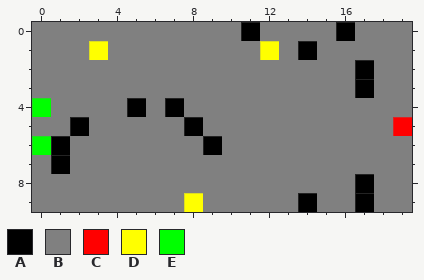
Pixel-art sprite -- CPS-Projet/saved.png. The picture above was drawn from the file before the commit.
The file is 800x400 pixels, drawn in blocks of 40x40; one block is one cell here.
Palette (. is transparent): A #000000  B #808080  C #ff0000  D #ffff00  E #00ff00
Pixels before, first column x 0:
 0 BBBBBBBBBBBABBBBABBB
 1 BBBDBBBBBBBBDBABBBBB
 2 BBBBBBBBBBBBBBBBBABB
 3 BBBBBBBBBBBBBBBBBABB
 4 EBBBBABABBBBBBBBBBBB
 5 BBABBBBBABBBBBBBBBBC
 6 EABBBBBBBABBBBBBBBBB
 7 BABBBBBBBBBBBBBBBBBB
 8 BBBBBBBBBBBBBBBBBABB
 9 BBBBBBBBDBBBBBABBABB
Once edited:
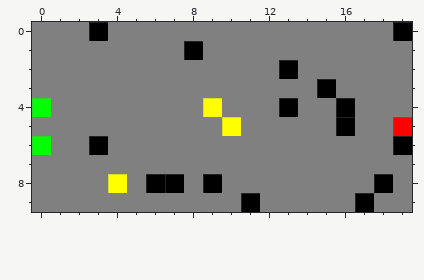
The exact change:
Changed rows in their new state; - is an unchanged pixel.
first column x 1:
 0 --A-------B----B--A
 1 --B----A---B-B-----
 2 ------------A---B--
 3 --------------A-B--
 4 ----B-B-D---A--A---
 5 -B-----B-D-----A---
 6 B-A-----B---------A
 7 B------------------
 8 ---D-AA-A-------BA-
 9 -------B--A--B-----
Changed places in both pictures, as pixel boxes (x1, y1, x2, y2):
changed: (51, 22, 412, 212)
